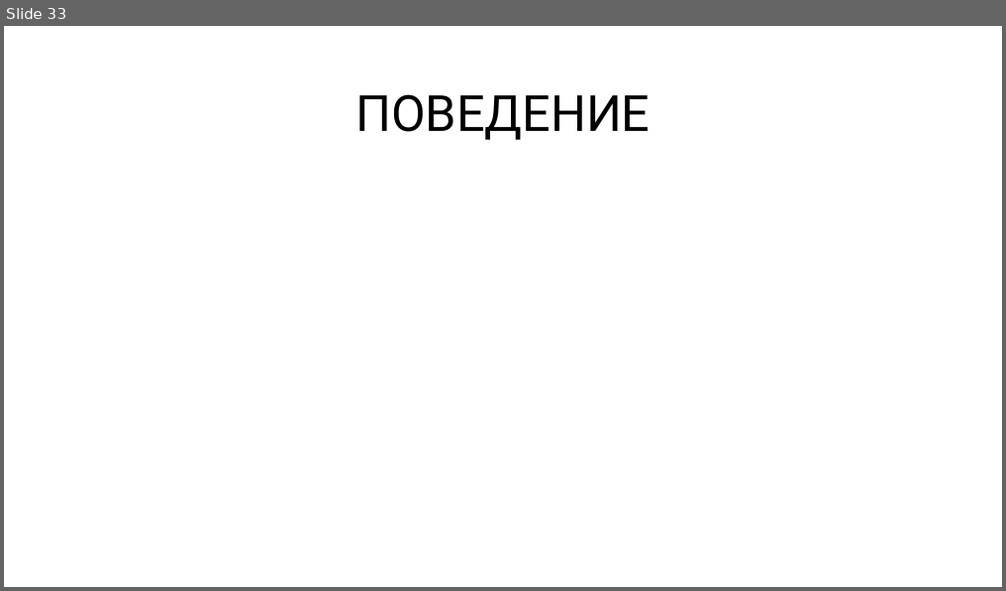
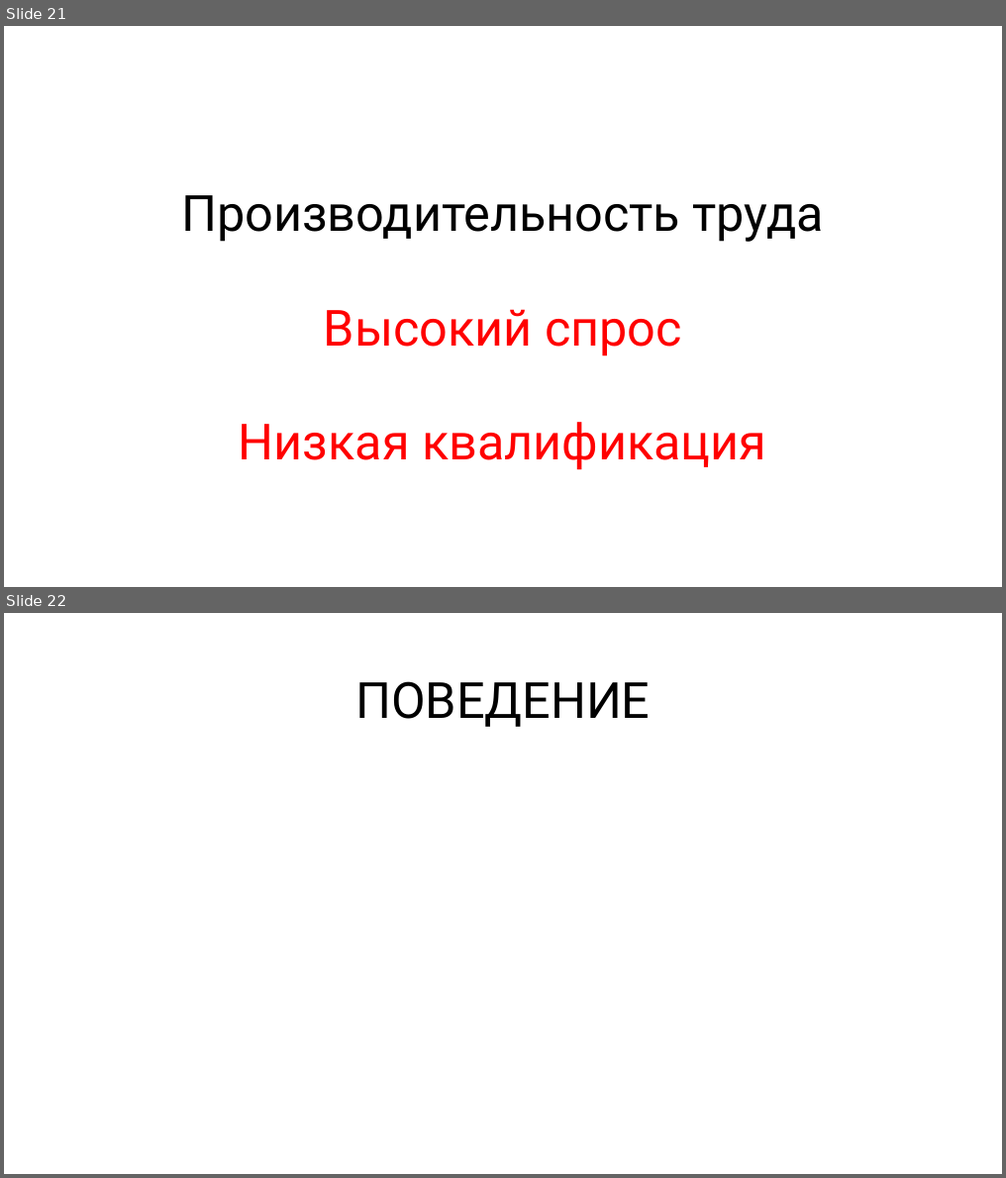
Before and after one commit to rkhaimov/brain-gym, a slide deck: Презентация.pptx. Shown one above the other, each under a label of ours: slide 33 before the commit, slides 21 and 22 after it. The pictures are 1006x591 and 1006x1178 pixels, drawn with LibreOffice and Linux fonts; fonts in the diff are those of the drawing. Boxes give left, top, right and bottom in pixels: in the first picture for what was removed or moved away, otherwise in the second. Text is boxed around its words. In the diff, an @@ line names an element or a change of style, - is before the commit and + after.

```diff
--- a/Презентация.pptx
+++ b/Презентация.pptx
@@ slide 21 added at <box>4,26,1002,587</box>, background #FFFFFF @@
@@ text added at <box>181,195,824,242</box>, 48 pt, text #000000 @@
+Производительность труда
@@ text added at <box>324,309,682,357</box>, 48 pt, text #FF0000 @@
+Высокий спрос
@@ text added at <box>239,422,766,471</box>, 48 pt, text #FF0000 @@
+Низкая квалификация
@@ what was slide 33 is now slide 22 @@
```
Also in this commit, not shown: 3 slides changed, 32 other slides added, 4 slides removed.
